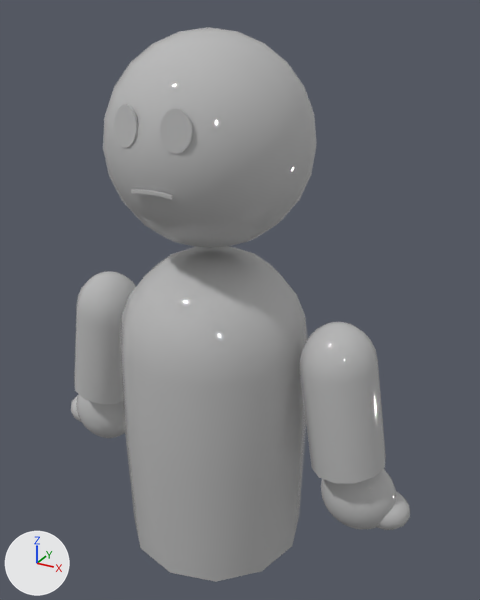
Before and after pictures for a commit that changed the FBX model Assets/Art/Humans/Basic_Dude.fbx.
Both versions are drawn from a 50 mm lens placed at (0.838, -1.378, 1.564), pointed at (0.055, 0.046, 0.852). Every picture has the same lights, and +X, +Y and +Z are marked at lower left. Where no turn or scale is listed for an object, it has been applied to the vertices.

Objects in the first picture: 'Sunglases'.
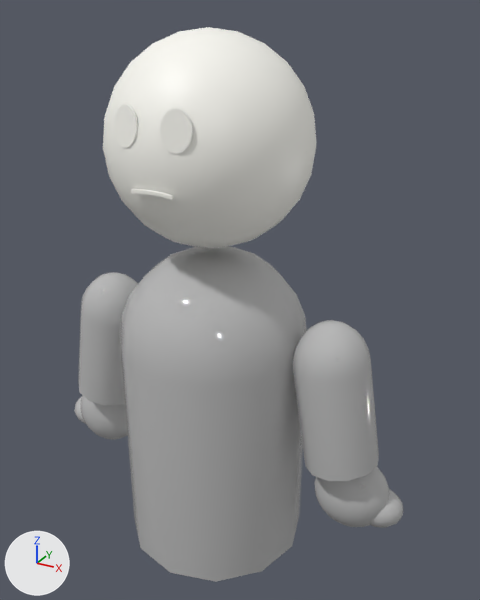
Diff of the bpy script that builds the scene:
```diff
--- a/Assets/Art/Humans/Basic_Dude.fbx.py
+++ b/Assets/Art/Humans/Basic_Dude.fbx.py
@@ mat_03___default @@
+mat_03___default = principled_material('03 - Default')
+mat_03___default.base_color = (1.0, 0.991, 0.93)  # white #fffef7
+mat_03___default.roughness = 0.46
@@ me_mesh @@
 # used by ob_sunglases; location = (0.0, -0.254, 1.322)
-me_mesh.from_pydata(...)  # 1528 vertices, 3012 faces; spans x -0.578..0.567, y -0.007..0.515, z -1.191..0.202
+me_mesh.from_pydata(...)  # 1516 vertices, 2988 faces; spans x -0.562..0.549, y -0.001..0.508, z -1.191..0.202
+# me_mesh part 1: 932 vertices moved from x -0.578..0.567, y 0.157..0.355, z -1.048..-0.455 to x -0.562..0.549, y 0.157..0.355, z -1.048..-0.455; 12 vertices removed from x -0.261..0.261, y -0.007..0.515, z -0.858
+# me_mesh part 2: 980 faces spanning x -0.254..0.254, y -0.001..0.508, z -0.306..0.202 switch from mat_material__44 (its picture is missing) to mat_03___default (white #fffef7)
```

Location of each change, [x1, y1, x2, y2] in pixels of the pictures (480 x 600 px; the box of a moved part takes in the faces that stretch with it):
'Sunglases', reshaped: before [71, 27, 410, 582]; after [74, 27, 403, 582]
part 1 of me_mesh, moved or reshaped: before [71, 271, 410, 582]; after [74, 272, 403, 528]
part 2 of me_mesh, recoloured: [103, 27, 316, 248] in both
